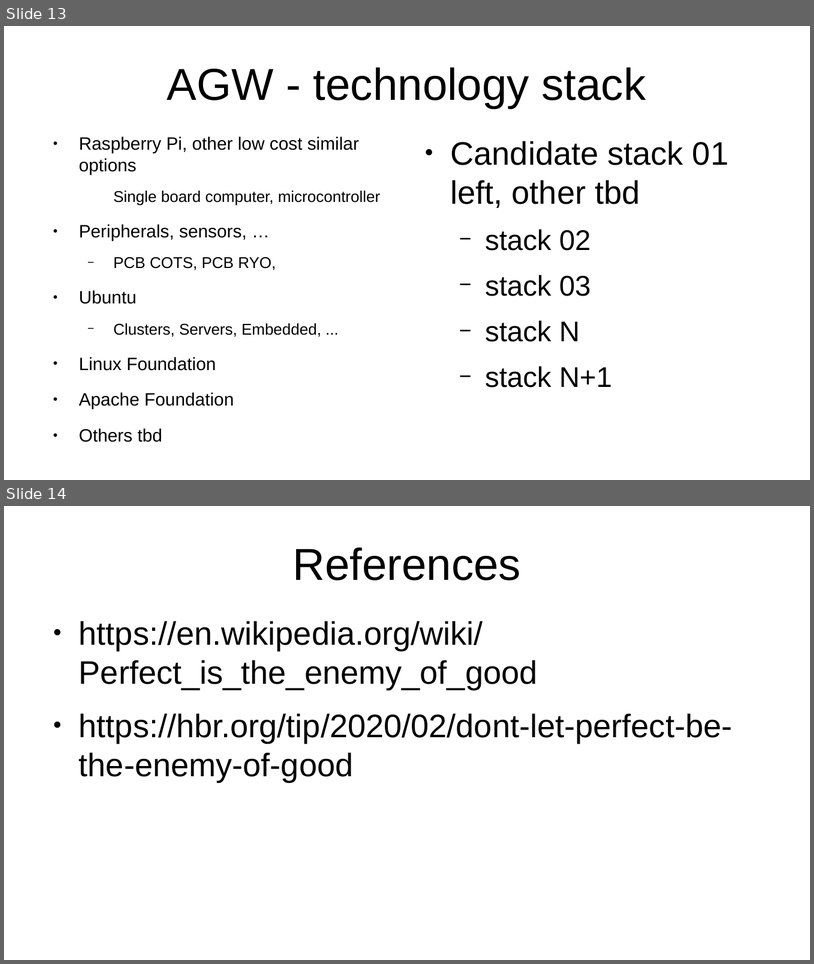
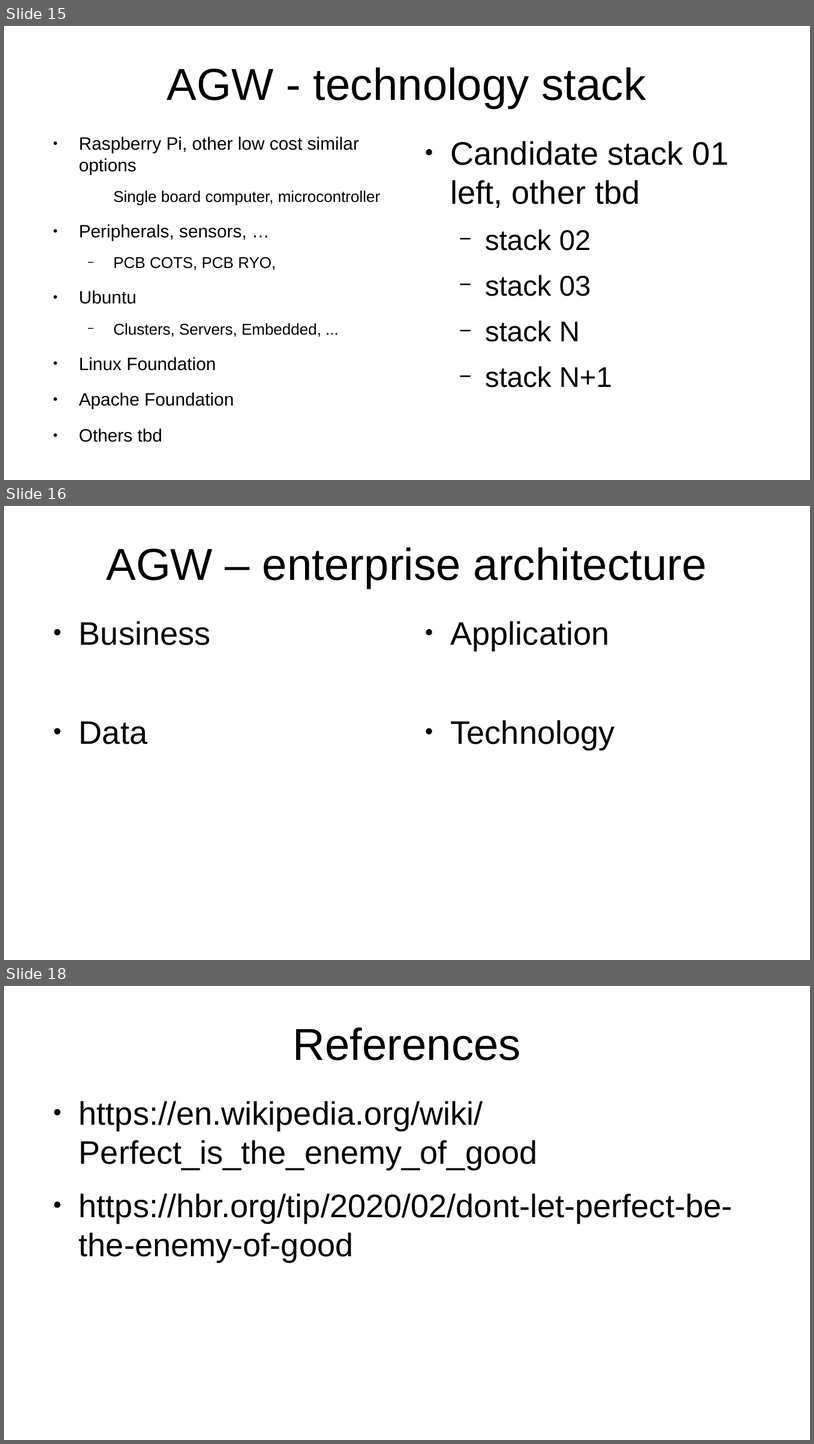
Before and after one commit to YorkEarwaker/Climate-Model, a slide deck: ppm/anthropogenic-global-warming-context.odp. Shown one above the other, each under a label of ours: slides 13 and 14 before the commit, slides 15, 16 and 18 after it; the slides between them are not shown. The pictures are 814x964 and 814x1444 pixels, drawn with LibreOffice and Linux fonts; fonts in the diff are those of the drawing. Boxes give left, top, right and bottom in pixels: in the first picture for what was removed or moved away, otherwise in the second. Text is boxed around its words. In the diff, an @@ line names an element or a change of style, - is before the commit and + after.

```diff
--- a/ppm/anthropogenic-global-warming-context.odp
+++ b/ppm/anthropogenic-global-warming-context.odp
@@ slide 16 added at (4,506,810,960), background #FFFFFF @@
@@ title added at (106,547,707,588), 44 pt, text #000000 @@
+AGW – enterprise architecture
@@ text added at (79,621,211,744), 32 pt, text #000000 @@
+● Business
+● Data
@@ text added at (451,621,615,749), 32 pt, text #000000 @@
+● Application
+● Technology
@@ what was slide 13 is now slide 15 @@
@@ what was slide 14 is now slide 18 @@
```
Also in this commit, not shown: 4 slides changed, 3 other slides added.
